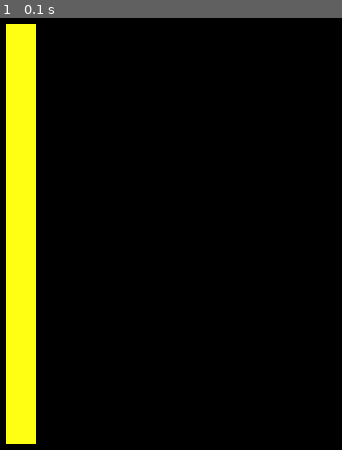
Above: before the commit, frame 1.
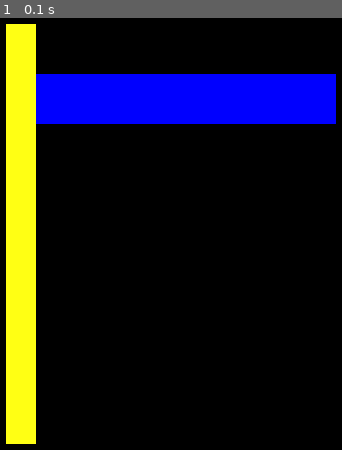
Above: after the commit, the same moment.

Repository: lapevgen/git_pygame_1
Game: pygame game, started from flag.py
Two runs of this game, one before a commit and one after it. Both use one fixed random seed, a clock stepped at 60 frames per second and the inputs below.
Inputs:
- Up to frame 1 (0.1 s): no input

The runs differ from the first frame. In frame 1, 10% of the frame differs, in the area x 10-99%, y 12-25%.

Commit message:
Синяя полоса

Diff:
--- a/flag.py
+++ b/flag.py
@@ -5,6 +5,10 @@
     # рисуем флагшток
     color = pygame.Color(255, 255, 20)
     pygame.draw.rect(screen, color, (20, 20, 30, 420), 0)
+
+    # синяя полоса
+    color1 = pygame.Color(0, 0, 255)
+    pygame.draw.rect(screen, color1, (50, 70, 300, 50), 0)
 
 
 pygame.init()
